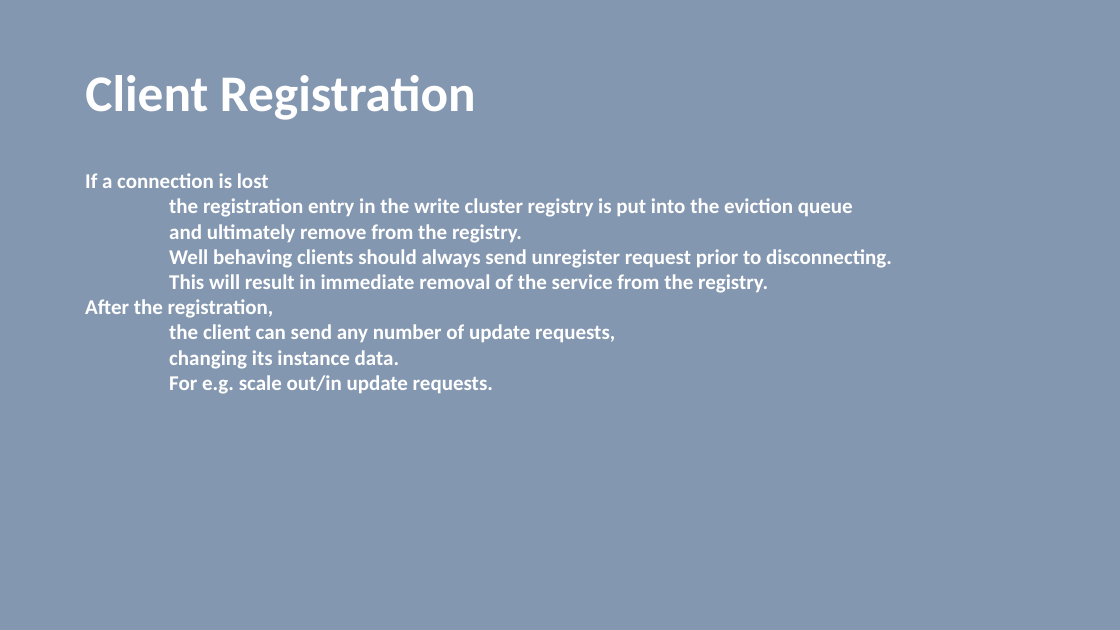
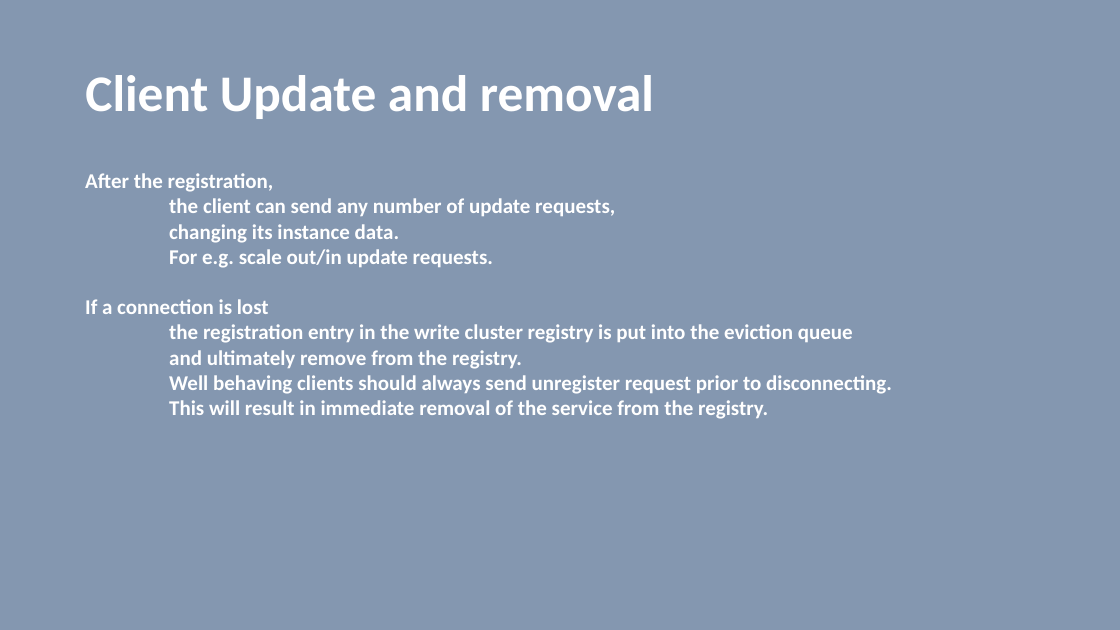
Before and after one commit to vilasvarghese/microservices, a slide deck: slide 13 of training/day3/Day3.pptx. Drawn at 1120x630 pixels with LibreOffice and Linux fonts; fonts in the diff are those of the drawing. Boxes give left, top, right and bottom in pixels: in the first picture for what was removed or moved away, otherwise in the second. Text is boxed around its words. In the diff, an @@ line names an element or a change of style, - is before the commit and + after.

```diff
--- a/training/day3/Day3.pptx
+++ b/training/day3/Day3.pptx
@@ title at (x1=85, y1=75, x2=654, y2=119): text changed @@
-Client Registration
+Client Update and removal
@@ text at (x1=85, y1=173, x2=615, y2=268): paragraphs added @@
+After the registration,
+the client can send any number of update requests,
+changing its instance data.
+For e.g. scale out/in update requests.
@@ text at (x1=85, y1=299, x2=615, y2=394): paragraphs removed @@
-After the registration,
-the client can send any number of update requests,
-changing its instance data.
-For e.g. scale out/in update requests.
```
Also in this commit, not shown: 2 other slides changed, 1 slide removed, 2 other files.
